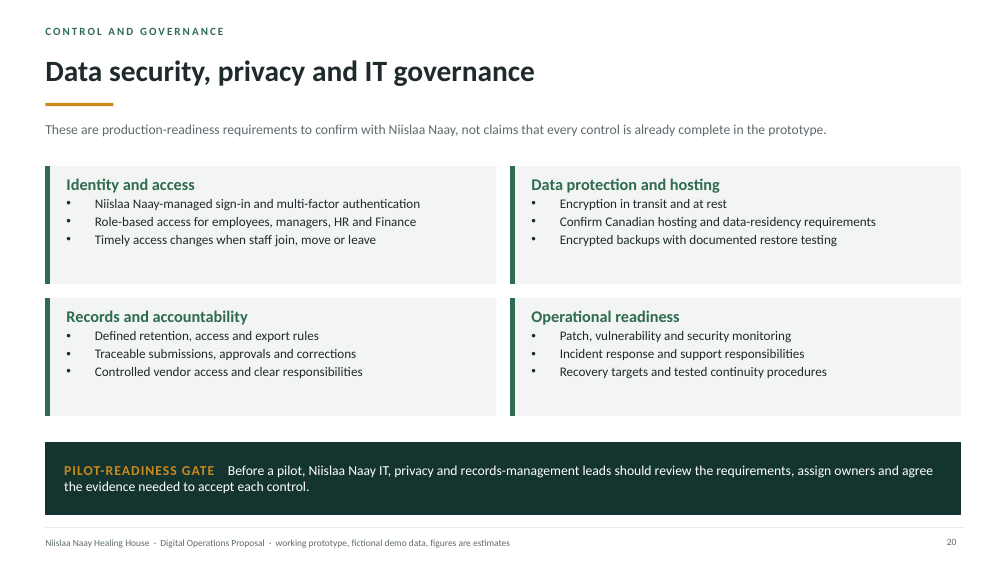
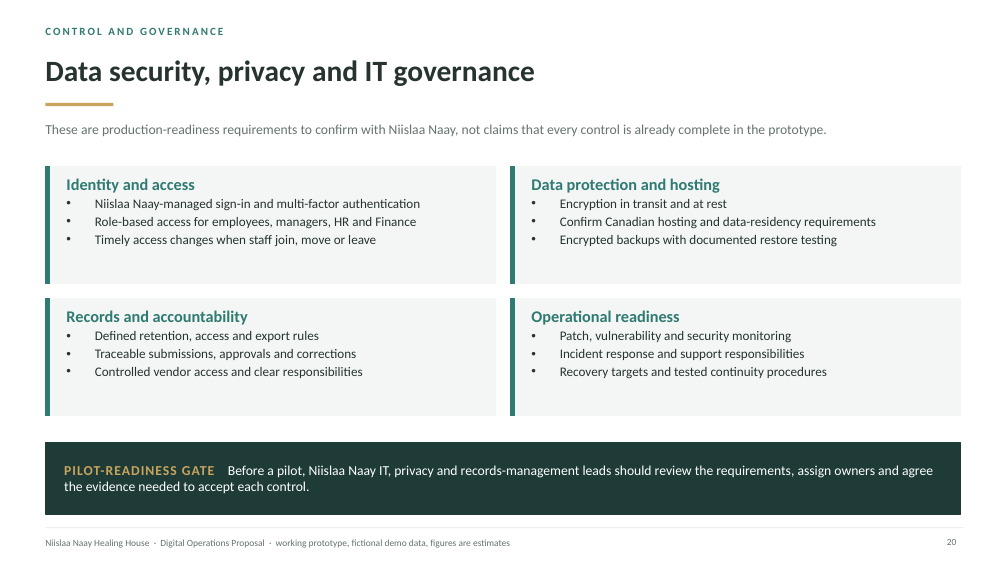
Before and after one commit to AndalibOlee/Portfolio, a slide deck: slide 20 of demo-platform/docs/Niislaa_Naay_Healing_House_Executive_Digital_Operations_Proposal.pptx. Drawn at 1008x567 pixels with LibreOffice and Linux fonts; fonts in the diff are those of the drawing. Boxes give left, top, right and bottom in pixels: in the first picture for what was removed or moved away, otherwise in the second. Text is boxed around its words. In the diff, an @@ line names an element or a change of style, - is before the commit and + after.

```diff
--- a/demo-platform/docs/Niislaa_Naay_Healing_House_Executive_Digital_Operations_Proposal.pptx
+++ b/demo-platform/docs/Niislaa_Naay_Healing_House_Executive_Digital_Operations_Proposal.pptx
@@ text "CONTROL AND GOVERNANCE" at <box>45,27,223,35</box>: text colour #2F6B4F to #2F7A72 @@
@@ rectangle at <box>45,103,113,106</box>: fill #C98A1B to #C9A45C @@
@@ text "Identity and access" at <box>66,178,421,247</box>: text colour #2F6B4F to #2F7A72 in "Identity and access"; text colour #1E2A2C to #26332F in "Niislaa Naay-managed sign-in and multi-factor authentication", "Role-based access for employees, managers, HR and ...", "Timely access changes when staff join, move ..." @@
@@ text "Data protection and hosting" at <box>531,178,876,247</box>: text colour #2F6B4F to #2F7A72 in "Data protection and hosting"; text colour #1E2A2C to #26332F in "Encryption in transit and at rest", "Confirm Canadian hosting and data-residency requirements", "Encrypted backups with documented restore testing" @@
@@ fill #F2F5F3 to #F3F6F4; outline #F2F5F3 1 pt to #F3F6F4 1 pt in 4 elements at <box>45,166,495,284</box>, <box>510,166,960,284</box>, <box>45,299,495,416</box>, <box>510,299,960,416</box> @@
@@ fill #2F6B4F to #2F7A72; outline #2F6B4F 1 pt to #2F7A72 1 pt in 4 elements at <box>45,166,50,284</box>, <box>510,166,515,284</box>, <box>45,299,50,416</box>, <box>510,299,515,416</box> @@
@@ text "Records and accountability" at <box>66,310,363,378</box>: text colour #2F6B4F to #2F7A72 in "Records and accountability"; text colour #1E2A2C to #26332F in "Defined retention, access and export rules", "Traceable submissions, approvals and corrections", "Controlled vendor access and clear responsibilities" @@
@@ text "Operational readiness" at <box>531,310,827,379</box>: text colour #2F6B4F to #2F7A72 in "Operational readiness"; text colour #1E2A2C to #26332F in "Patch, vulnerability and security monitoring", "Incident response and support responsibilities", "Recovery targets and tested continuity procedures" @@
@@ rectangle at <box>45,442,960,514</box>: fill #14342F to #1E3B37; outline #14342F 1 pt to #1E3B37 1 pt @@
@@ text "PILOT-READINESS GATE Before a pilot, ..." at <box>64,465,933,493</box>: text colour #C98A1B to #C9A45C in "PILOT-READINESS GATE" @@
```
Also in this commit, not shown: 21 other slides changed, 32 other files.
